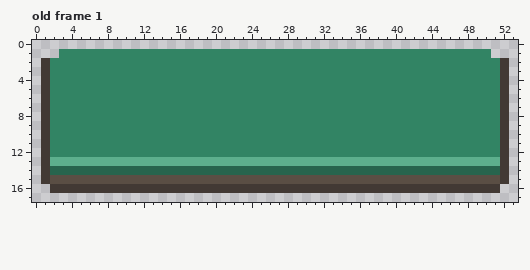
Two states of a pixel-art file, sprites/confirm_button.aseprite. This is how it looked before the edit.
54x18 pixels, 1 frame. Colours within 5 levels of each other are drawn and written as one. Shown: old frame 1. The commit also changed other frames, which this record leaves out.
After:
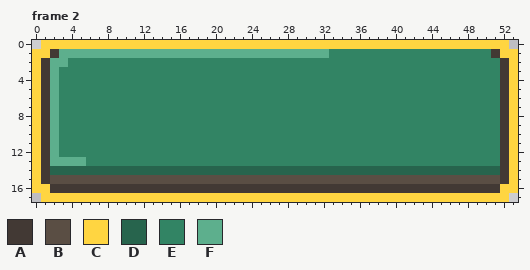
Palette (. is transparent): A #423934  B #5a4e44  C #ffd541  D #27644d  E #328464  F #5daf8d
A new or re-ordered frame is compared with the old frame closest to it.
Commit message: deleted your buttons >:)
Change:
{"change": "frames 1 -> 3"}
{"change": "layer \"Layer 3\" added"}
{"where": "frame 2 is new; against old frame 1, layers \"Layer 1\", \"Layer 3\""}
{"frame":2,"y":0,"x":1,"old":"....................................................","new":"CCCCCCCCCCCCCCCCCCCCCCCCCCCCCCCCCCCCCCCCCCCCCCCCCCCC"}
{"frame":2,"y":1,"x":0,"old":"...EEEEEEEEEEEEEEEEEEEEEEEEEEEEEE","new":"CCAFFFFFFFFFFFFFFFFFFFFFFFFFFFFFF"}
{"frame":2,"y":1,"x":51,"old":"...","new":"ACC"}
{"frame":2,"y":2,"x":0,"old":".","new":"C"}
{"frame":2,"y":2,"x":2,"old":"EE","new":"FF"}
{"frame":2,"y":2,"x":53,"old":".","new":"C"}
{"frame":2,"y":3,"x":0,"old":".","new":"C"}
{"frame":2,"y":3,"x":2,"old":"E","new":"F"}
{"frame":2,"y":3,"x":53,"old":".","new":"C"}
{"frame":2,"y":4,"x":0,"old":".","new":"C"}
{"frame":2,"y":4,"x":2,"old":"E","new":"F"}
{"frame":2,"y":4,"x":53,"old":".","new":"C"}
{"frame":2,"y":5,"x":0,"old":".","new":"C"}
{"frame":2,"y":5,"x":2,"old":"E","new":"F"}
{"frame":2,"y":5,"x":53,"old":".","new":"C"}
{"frame":2,"y":6,"x":0,"old":".","new":"C"}
{"frame":2,"y":6,"x":2,"old":"E","new":"F"}
{"frame":2,"y":6,"x":53,"old":".","new":"C"}
{"frame":2,"y":7,"x":0,"old":".","new":"C"}
{"frame":2,"y":7,"x":2,"old":"E","new":"F"}
{"frame":2,"y":7,"x":53,"old":".","new":"C"}
{"frame":2,"y":8,"x":0,"old":".","new":"C"}
{"frame":2,"y":8,"x":2,"old":"E","new":"F"}
{"frame":2,"y":8,"x":53,"old":".","new":"C"}
{"frame":2,"y":9,"x":0,"old":".","new":"C"}
{"frame":2,"y":9,"x":2,"old":"E","new":"F"}
{"frame":2,"y":9,"x":53,"old":".","new":"C"}
{"frame":2,"y":10,"x":0,"old":".","new":"C"}
{"frame":2,"y":10,"x":2,"old":"E","new":"F"}
{"frame":2,"y":10,"x":53,"old":".","new":"C"}
{"frame":2,"y":11,"x":0,"old":".","new":"C"}
{"frame":2,"y":11,"x":2,"old":"E","new":"F"}
{"frame":2,"y":11,"x":53,"old":".","new":"C"}
{"frame":2,"y":12,"x":0,"old":".","new":"C"}
{"frame":2,"y":12,"x":2,"old":"E","new":"F"}
{"frame":2,"y":12,"x":53,"old":".","new":"C"}
{"frame":2,"y":13,"x":0,"old":".","new":"C"}
{"frame":2,"y":13,"x":6,"old":"FFFFFFFFFFFFFFFFFFFFFFFFFFFFFFFFFFFFFFFFFFFFFF","new":"EEEEEEEEEEEEEEEEEEEEEEEEEEEEEEEEEEEEEEEEEEEEEE"}
{"frame":2,"y":13,"x":53,"old":".","new":"C"}
{"frame":2,"y":14,"x":0,"old":".","new":"C"}
{"frame":2,"y":14,"x":53,"old":".","new":"C"}
{"frame":2,"y":15,"x":0,"old":".","new":"C"}
{"frame":2,"y":15,"x":53,"old":".","new":"C"}
{"frame":2,"y":16,"x":0,"old":"..","new":"CC"}
{"frame":2,"y":16,"x":52,"old":"..","new":"CC"}
{"frame":2,"y":17,"x":1,"old":"....................................................","new":"CCCCCCCCCCCCCCCCCCCCCCCCCCCCCCCCCCCCCCCCCCCCCCCCCCCC"}
{"label":"changed","picture_box":[32,40,518,202]}
